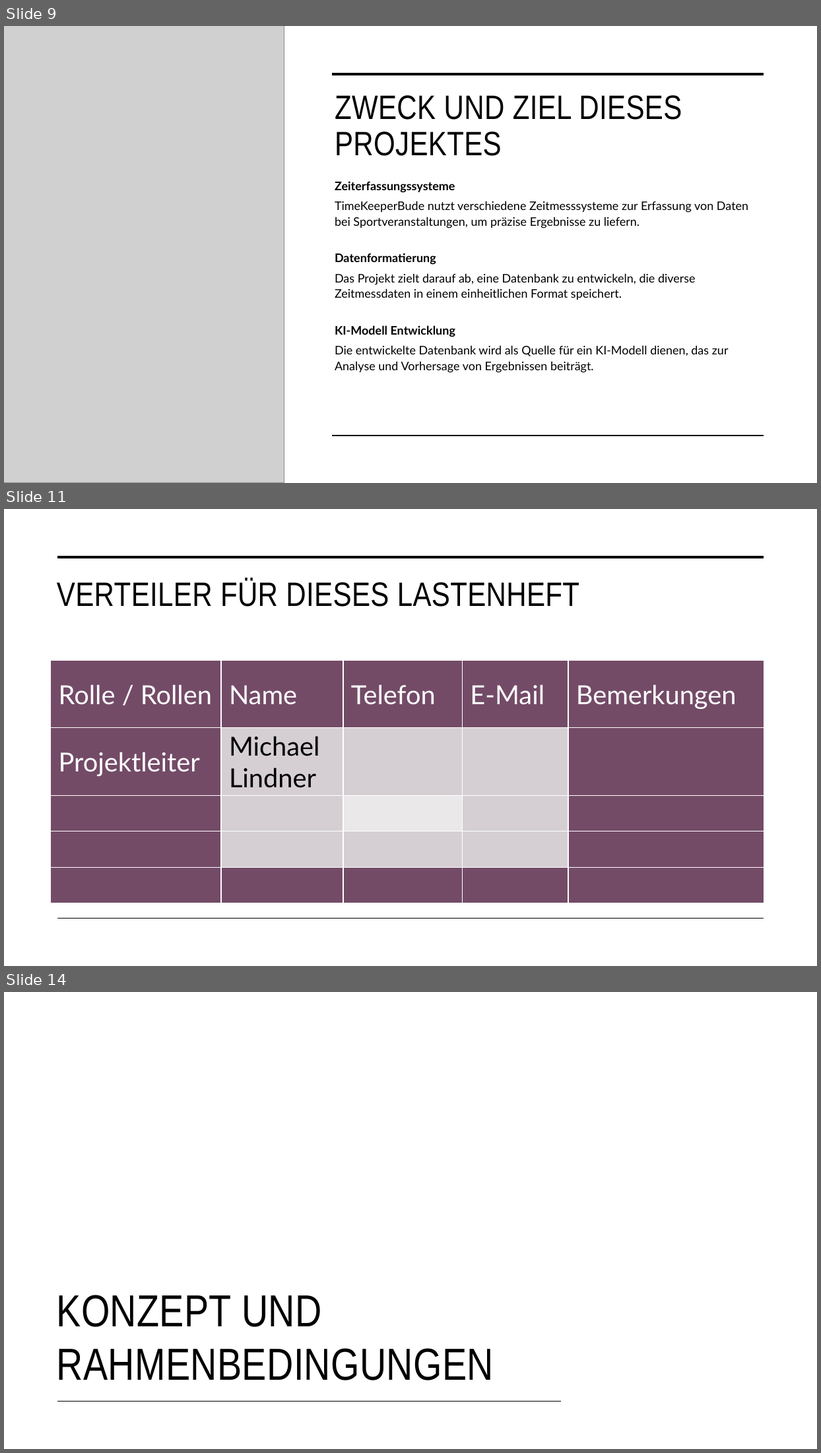
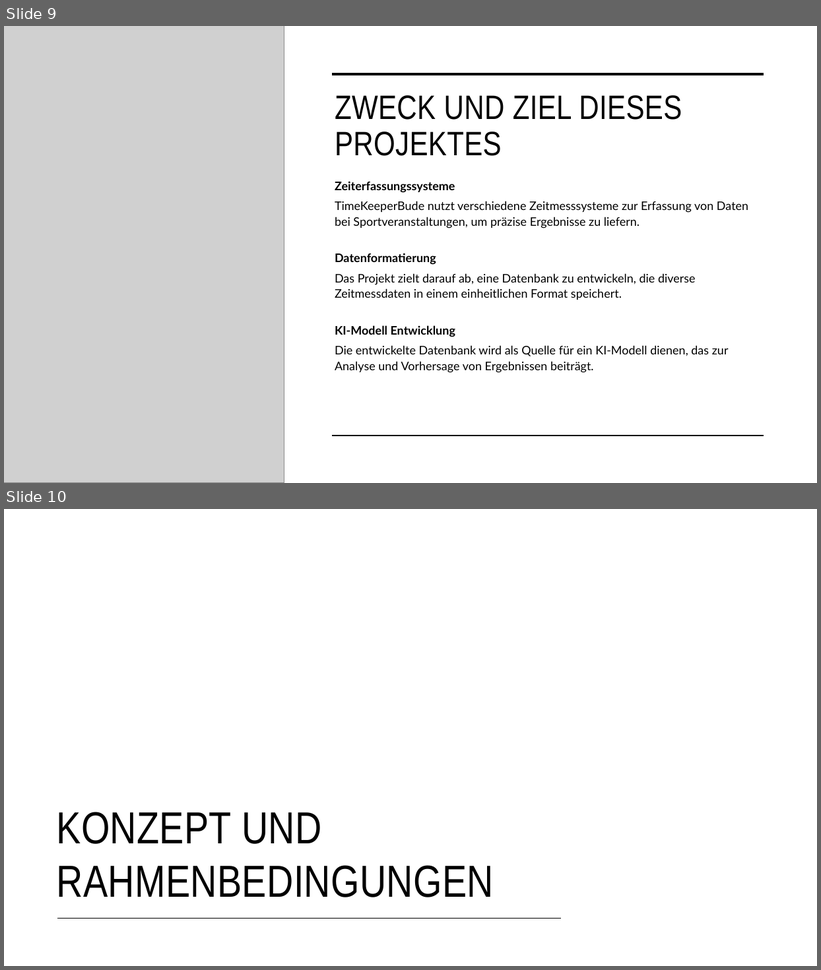
Before and after one commit to mthitservice/202512, a slide deck: Einzelaufgabe/TimeKeeper.pptx. Shown one above the other, each under a label of ours: slides 9, 11 and 14 before the commit, slides 9 and 10 after it; the slides between them are not shown. The pictures are 821x1453 and 821x970 pixels, drawn with LibreOffice and Linux fonts; fonts in the diff are those of the drawing; grey boxes stand for pictures. Boxes give left, top, right and bottom in pixels: in the first picture for what was removed or moved away, otherwise in the second. Text is boxed around its words. In the diff, an @@ line names an element or a change of style, - is before the commit and + after.

```diff
--- a/Einzelaufgabe/TimeKeeper.pptx
+++ b/Einzelaufgabe/TimeKeeper.pptx
@@ slide 11 removed at box(4, 509, 817, 966), background #FFFFFF @@
@@ line removed from (57, 557) to (764, 557) @@
@@ title removed at box(57, 579, 580, 607) @@
-VERTEILER FÜR DIESES LASTENHEFT
@@ table removed at box(51, 660, 764, 903), 5 rows, 5 columns @@
-Rolle / Rollen | Name | Telefon | E-Mail | Bemerkungen
-Projektleiter | Michael Lindner |  |  | 
- |  |  |  | 
- |  |  |  | 
- |  |  |  | 
@@ line removed from (57, 919) to (764, 919) @@
@@ what was slide 14 is now slide 10 @@
```
Also in this commit, not shown: 3 slides changed, 5 other slides removed.
